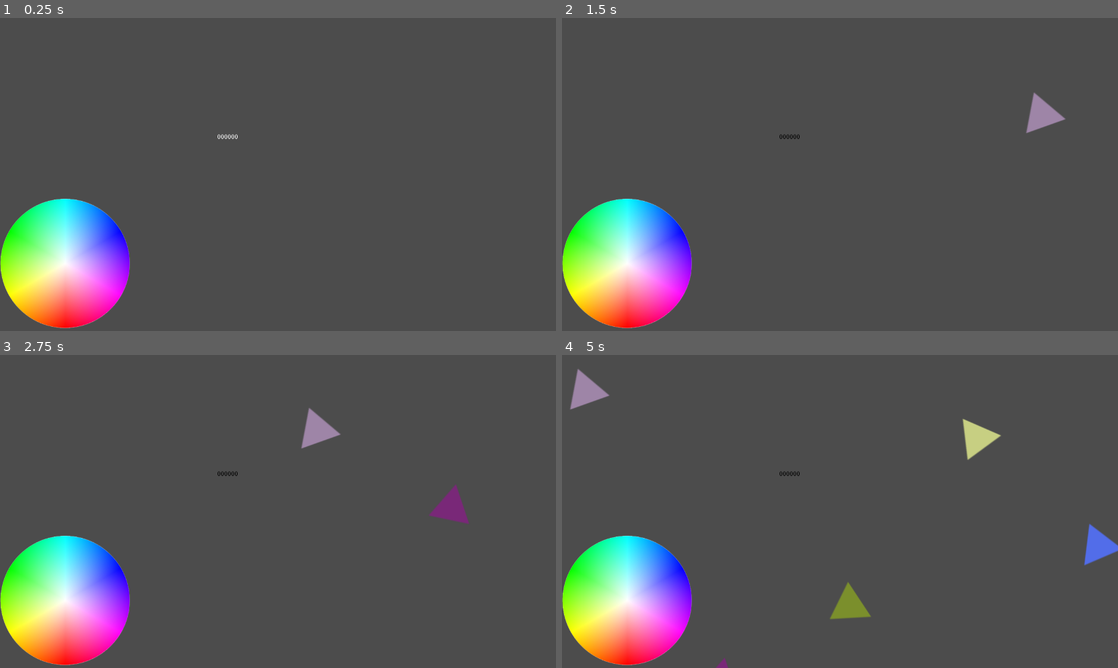
Above: before the commit, frames 1-4 (two rows, left to right).
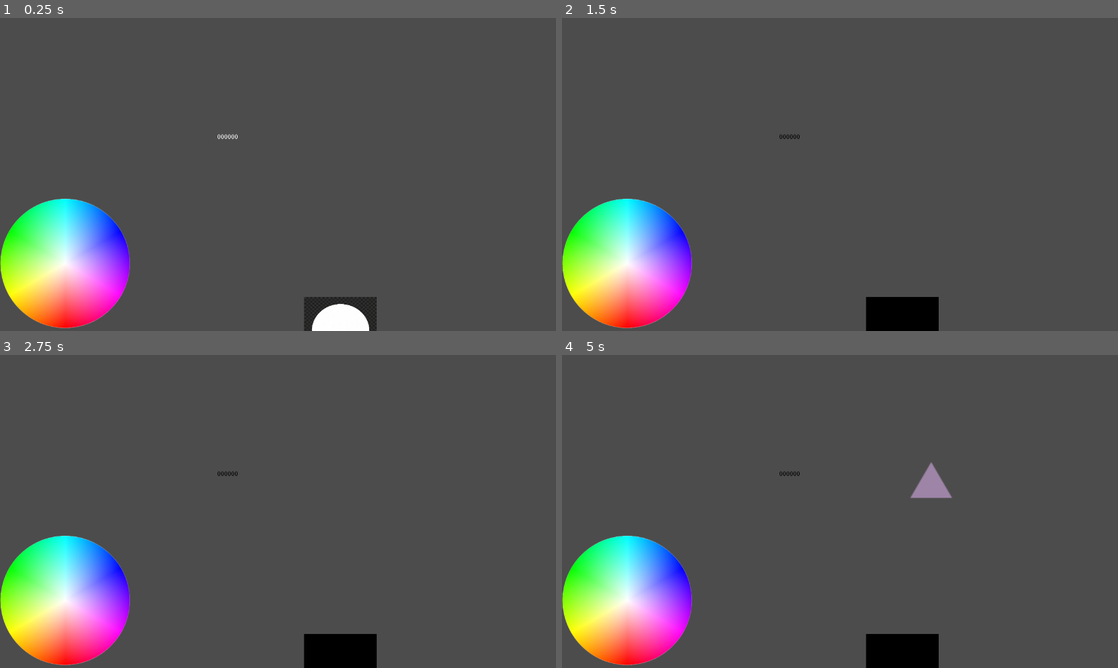
Above: after the commit, the same moments.

Repository: fgonzale99/gravedad
Game: Godot game, scene res://main.tscn
Two runs of this game, one before a commit and one after it. Both use one fixed random seed, a clock stepped at 60 frames per second and the inputs below.
Inputs (mouse positions are in pixels of both pictures, inside the frame that each line leads up to):
- Up to frame 1 (0.25 s): no input
- Up to frame 2 (1.5 s): tap Enter at 0.5 s; move the mouse to (962, 158) at 0.52 s; click (962, 158) at 0.67 s; move the mouse to (728, 190) at 1.27 s; click (728, 190) at 1.42 s
- Up to frame 3 (2.75 s): move the mouse to (333, 442) at 2.02 s; click (333, 442) at 2.17 s
- Up to frame 4 (5 s): move the mouse to (812, 574) at 2.77 s; click (812, 574) at 2.92 s; move the mouse to (1006, 558) at 3.52 s; click (1006, 558) at 3.67 s; move the mouse to (673, 464) at 4.27 s; click (673, 464) at 4.42 s

The runs differ from the first frame. In frame 1, 1.4% of the frame differs, in the area x 54-68%, y 89-100%; in frame 2, 1.9%; in frame 3, 2.3%; in frame 4, 3.7%, in the area x 1-100%, y 4-100%.

Commit message:
reunion
gravedad acc

Diff:
--- a/Main.gd
+++ b/Main.gd
@@ -33,9 +33,7 @@
 			get_node("CanvasLayer/Label").set("custom_colors/font_color", pickedColor)
 			image.unlock()
 
-
-
-
+			get_node("Graviton").modulate=Color(pickedColor)
 
 
 
@@ -44,11 +42,11 @@
 
 	randomize()
 
-
 	var Enemy = load ("res://enemigo.tscn")
 	var e = Enemy.instance()
-	e.rotation=rand_range(0,360)
-	e.position.y=rand_range(200,500)
+	#e.rotation=rand_range(0,360)
+	#e.position.y=rand_range(200,500)
+	e.position.y= 340
 	e.position.x=1250
 	e.get_node('Sprite').set_texture(preload('res://assets/triangle.png'))
 	add_child(e)
--- a/Main.tscn
+++ b/Main.tscn
@@ -1,12 +1,14 @@
-[gd_scene load_steps=3 format=2]
+[gd_scene load_steps=4 format=2]
 
 [ext_resource path="res://Main.gd" type="Script" id=1]
 [ext_resource path="res://assets/color-wheel.png" type="Texture" id=2]
+[ext_resource path="res://assets/download-white-circle-png-31629716484axd08oupl9.png" type="Texture" id=3]
 
-[node name="Node2D" type="Node2D"]
+[node name="EscenaPrincipal" type="Node2D"]
 script = ExtResource( 1 )
 
 [node name="EnemyTimer" type="Timer" parent="."]
+wait_time = 3.0
 autostart = true
 
 [node name="ColorWheel" type="Sprite" parent="."]
@@ -27,4 +29,9 @@
 "_edit_use_anchors_": false
 }
 
+[node name="Graviton" type="Sprite" parent="."]
+position = Vector2( 784, 719 )
+scale = Vector2( 0.347917, 0.320833 )
+texture = ExtResource( 3 )
+
 [connection signal="timeout" from="EnemyTimer" to="." method="_on_EnemyTimer_timeout"]
--- a/enemigo.gd
+++ b/enemigo.gd
@@ -1,6 +1,8 @@
 extends KinematicBody2D
 
-var SPEED=300
+var h_speed = 200
+var v_speed = 0
+
 export (String, FILE) var file_name = ""
 # Declare member variables here. Examples:
 # var a = 2
@@ -10,6 +12,7 @@
 # Called when the node enters the scene tree for the first time.
 func _ready():
 	var newColor=Color(rand_range(0,1), rand_range(0,1),rand_range(0,1),1)
+	#var newColor=Color(0, 0, 1 ,1)
 	get_node("Sprite").modulate  = newColor
 
 
@@ -29,13 +32,12 @@
 
 	var li_c = selectedColor.linear_interpolate(spriteColor, 0.5) # Equivalent to Color(0.5, 0.5, 0.0)
 
-	var dd=sqrt(pow(selectedColor[0]-spriteColor[0],2) + pow(selectedColor[1]-spriteColor[1],2)
-	+ pow(selectedColor[2]-spriteColor[2],2))
+	var grav = sqrt(pow(selectedColor[0]-spriteColor[0],2) + pow(selectedColor[1]-spriteColor[1],2) + pow(selectedColor[2]-spriteColor[2],2))
+	print(grav)
+	var acc = 2.2
+	v_speed = v_speed + (sqrt(3) * acc/2 - grav * acc)
 
-
-	print(dd)
-
-	move_and_slide(Vector2(-SPEED,SPEED*(1-dd)*2))
+	move_and_slide(Vector2(-h_speed, v_speed))
 
 
 
--- a/main.tscn
+++ b/main.tscn
@@ -1,12 +1,14 @@
-[gd_scene load_steps=3 format=2]
+[gd_scene load_steps=4 format=2]
 
 [ext_resource path="res://Main.gd" type="Script" id=1]
 [ext_resource path="res://assets/color-wheel.png" type="Texture" id=2]
+[ext_resource path="res://assets/download-white-circle-png-31629716484axd08oupl9.png" type="Texture" id=3]
 
-[node name="Node2D" type="Node2D"]
+[node name="EscenaPrincipal" type="Node2D"]
 script = ExtResource( 1 )
 
 [node name="EnemyTimer" type="Timer" parent="."]
+wait_time = 3.0
 autostart = true
 
 [node name="ColorWheel" type="Sprite" parent="."]
@@ -27,4 +29,9 @@
 "_edit_use_anchors_": false
 }
 
+[node name="Graviton" type="Sprite" parent="."]
+position = Vector2( 784, 719 )
+scale = Vector2( 0.347917, 0.320833 )
+texture = ExtResource( 3 )
+
 [connection signal="timeout" from="EnemyTimer" to="." method="_on_EnemyTimer_timeout"]
Binary file added: assets/download-white-circle-png-31629716484axd08oupl9.png
Not shown, added: assets/download-white-circle-png-31629716484axd08oupl9.png.import
